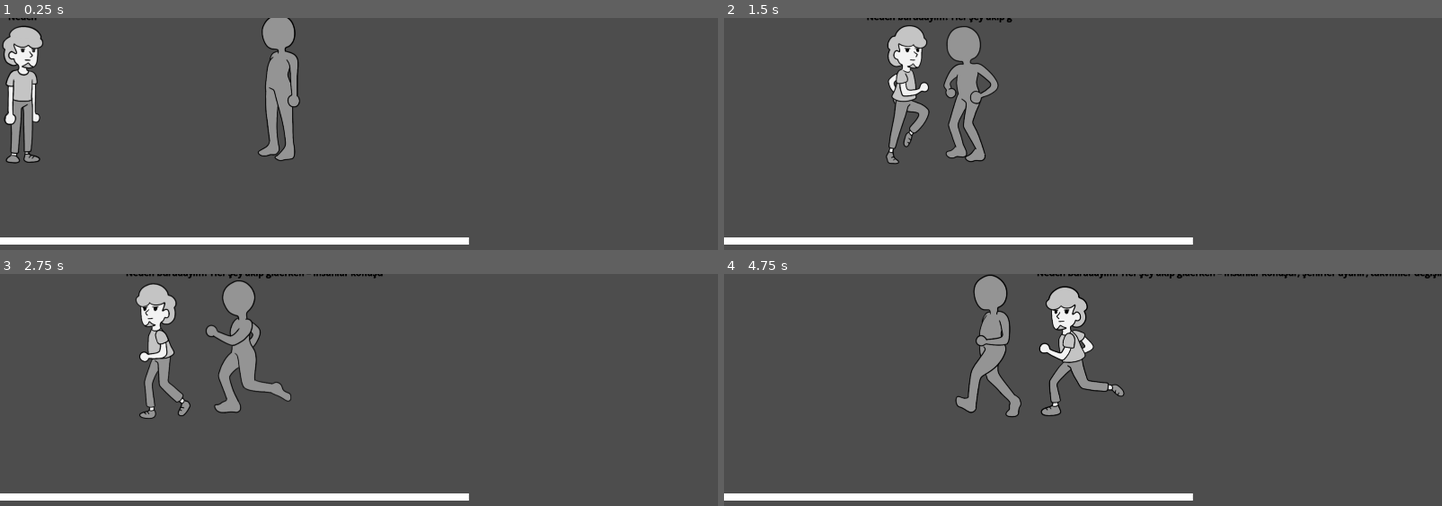
Above: before the commit, frames 1-4 (two rows, left to right).
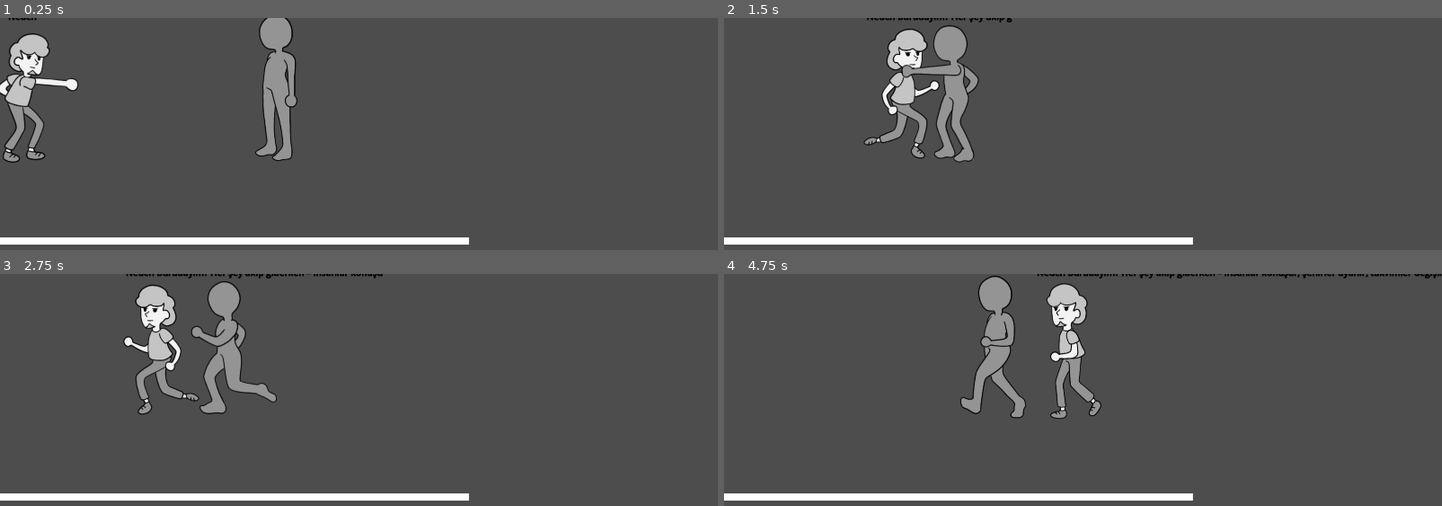
Above: after the commit, the same moments.

Repository: UmtiPako/Memoryless
Game: Godot game, scene res://Scenes/test_level.tscn
Two runs of this game, one before a commit and one after it. Both use one fixed random seed, a clock stepped at 60 frames per second and the inputs below. This scene is started directly instead of the project's main scene.
Inputs:
- Up to frame 1 (0.25 s): no input
- Up to frame 2 (1.5 s): tap Enter (ui_accept) at 0.5, 0.77 s; hold Right (ui_right) from 0.53 s (still down); tap Shift (Dash) at 0.6 s; tap J (attack) at 0.8, 1.35 s
- Up to frame 3 (2.75 s): tap Enter (ui_accept) at 1.52 s; tap Shift (Dash) at 1.55, 2.1 s; release Right (ui_right) at 2.03 s; hold Left (ui_left) from 2.03 s (still down); tap J (attack) at 2.3 s
- Up to frame 4 (4.75 s): release Left (ui_left) at 2.78 s; hold Right (ui_right) 2.78-4.28 s; tap J (attack) at 2.85, 3.8, 4.35 s; tap Enter (ui_accept) at 3.02, 3.77, 4.52 s; tap Shift (Dash) at 3.05, 3.6, 4.55 s; hold Left (ui_left) from 4.28 s (still down)

The runs differ from the first frame. In frame 1, 3.2% of the frame differs, in the area x 0-42%, y 0-63%; in frame 2, 4.3%; in frame 3, 4.6%, in the area x 17-41%, y 2-63%; in frame 4, 3.4%.

Commit message:
fixler ve random hız falan

Diff:
--- a/GameManager.gd
+++ b/GameManager.gd
@@ -2,10 +2,12 @@
 
 signal player_dashed
 
-var scene1: PackedScene = preload("res://Scenes/test_level.tscn")
-var scene2: PackedScene = preload("res://Scenes/test_level_2.tscn")
+var ev_sahne: PackedScene = preload("res://Scenes/Places/ev/sahne_ev.tscn")
+var sokak1: PackedScene = preload("res://Scenes/Places/dışarı/sokak_1.tscn")
+var sokak2: PackedScene = preload("res://Scenes/Places/dışarı/sokak_2.tscn")
+var sokak3: PackedScene = preload("res://Scenes/Places/dışarı/sokak_3.tscn")
 
-var scenes: Array[PackedScene] = [scene1, scene2]
+var scenes: Array[PackedScene] = [ev_sahne, sokak1, sokak2, sokak3]
 
 var player_health: int = 4
 
--- a/People/Enemies/enemy.gd
+++ b/People/Enemies/enemy.gd
@@ -31,7 +31,8 @@
 
 func _ready():
 
-	move_speed = randf_range(70,120)
+	move_speed = randf_range(100,150)
+	$DashDelay.wait_time = randf_range(0.8, 1.4)
 	GameManager.player_dashed.connect(player_dashed)
 
 	# Attempt to find the player immediately
--- a/People/Player/the_guy.gd
+++ b/People/Player/the_guy.gd
@@ -19,6 +19,7 @@
 
 var is_dashing: bool = false
 
+var active_area: Area2D
 
 @export var dash_duration: float = 0.2
 @export var dash_cooldown_time: float = 1.0
@@ -58,7 +59,7 @@
 	#if not is_on_floor():
 	#	velocity += get_gravity() * delta
 
-	if Input.is_action_just_pressed("attack") && animated_sprite_2d.animation != "Get_Hit":
+	if Input.is_action_just_pressed("attack") && animated_sprite_2d.animation == "Idle":
 		attack()
 
 
@@ -72,12 +73,14 @@
 			animated_sprite_2d.scale.x = 1
 			$Area2D/CollisionShape2D.disabled = false
 			$Area2D2/CollisionShape2D.disabled = true
+			active_area = $Area2D
 
 		elif velocity.x < 0:
 			# Moving left - face left
 			animated_sprite_2d.scale.x = -1
 			$Area2D/CollisionShape2D.disabled = true
 			$Area2D2/CollisionShape2D.disabled = false
+			active_area = $Area2D2
 
 		velocity = direction * SPEED
 		if is_dashing:
@@ -128,12 +131,10 @@
 
 	await animated_sprite_2d.animation_finished
 
-	for enemy in $Area2D.get_overlapping_bodies():
+	for enemy in active_area.get_overlapping_bodies():
 		if  enemy.is_in_group("enemies") and enemy.has_method("take_damage"):
 			enemy.call("take_damage")
-	for enemy in $Area2D2.get_overlapping_bodies():
-		if  enemy.is_in_group("enemies") and enemy.has_method("take_damage"):
-			enemy.call("take_damage")
+
 
 func _on_dash_timer_timeout() -> void:
 	is_dashing = false
--- a/People/Player/the_guy.tscn
+++ b/People/Player/the_guy.tscn
@@ -169,7 +169,9 @@
 [node name="AnimatedSprite2D" type="AnimatedSprite2D" parent="."]
 position = Vector2(0, -197)
 sprite_frames = SubResource("SpriteFrames_4h37l")
-animation = &"Idle"
+animation = &"Attack"
+frame = 1
+frame_progress = 1.0
 
 [node name="CollisionShape2D" type="CollisionShape2D" parent="."]
 position = Vector2(9, -2)
--- a/Props/Interactive/Door/door.gd
+++ b/Props/Interactive/Door/door.gd
@@ -32,5 +32,5 @@
 
 
 func _on_area_2d_body_entered(body: Node2D) -> void:
-	if body is CharacterBody2D:
+	if body.is_in_group("player"):
 		AnimationManager.transition_to_scene(GameManager.select_random_room())
--- a/Scenes/transitionlayer.tscn
+++ b/Scenes/transitionlayer.tscn
@@ -4,6 +4,9 @@
 
 [node name="ColorRect" type="ColorRect" parent="."]
 modulate = Color(1, 1, 1, 0)
+anchors_preset = -1
+anchor_right = 0.406771
+anchor_bottom = 0.425926
 offset_left = -37.0
 offset_top = -37.0
 offset_right = 1186.0
